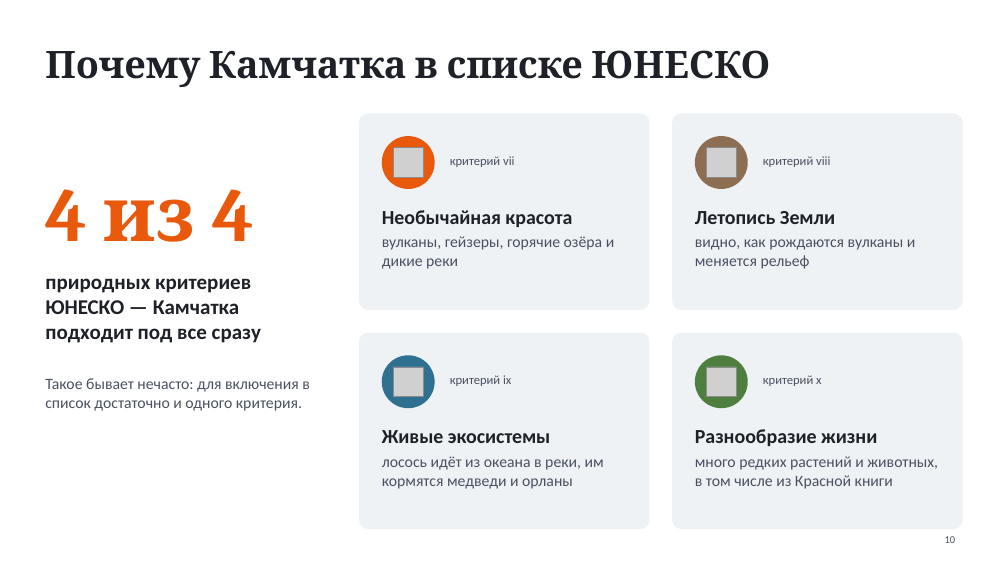
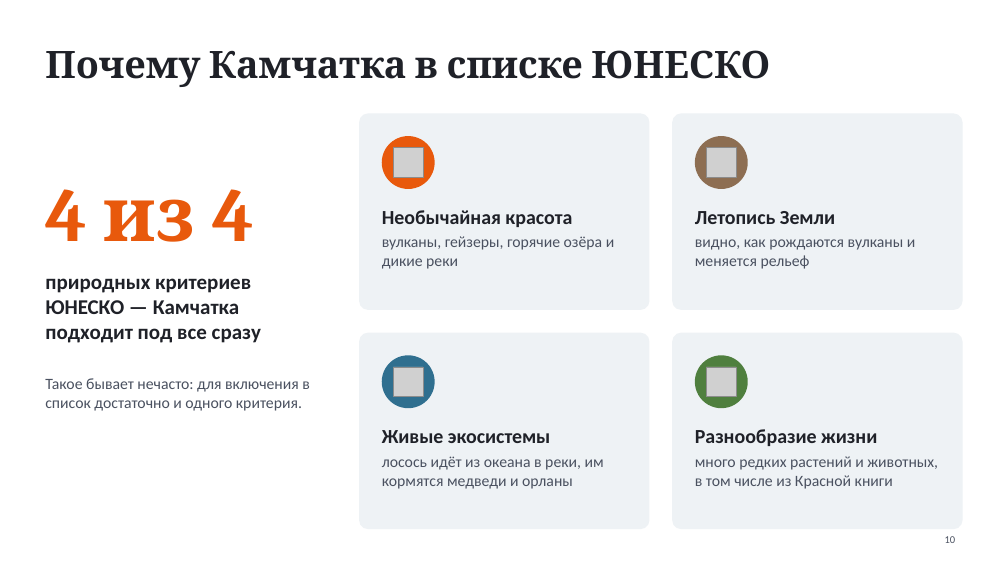
Before and after one commit to artikulazat-a11y/for_claude, a slide deck: slide 10 of presentations/kamchatka/Вулканы_Камчатки.pptx. Drawn at 1008x567 pixels with LibreOffice and Linux fonts; fonts in the diff are those of the drawing; grey boxes stand for pictures. Boxes give left, top, right and bottom in pixels: in the first picture for what was removed or moved away, otherwise in the second. Text is boxed around its words. In the diff, an @@ line names an element or a change of style, - is before the commit and + after.

```diff
--- a/presentations/kamchatka/Вулканы_Камчатки.pptx
+++ b/presentations/kamchatka/Вулканы_Камчатки.pptx
@@ text removed at bbox=[450, 156, 514, 167] @@
-критерий vii
@@ text removed at bbox=[763, 156, 830, 167] @@
-критерий viii
@@ text removed at bbox=[450, 375, 511, 386] @@
-критерий ix
@@ text removed at bbox=[763, 375, 821, 386] @@
-критерий x
```
Also in this commit, not shown: 1 other slide changed, 1 other file.
